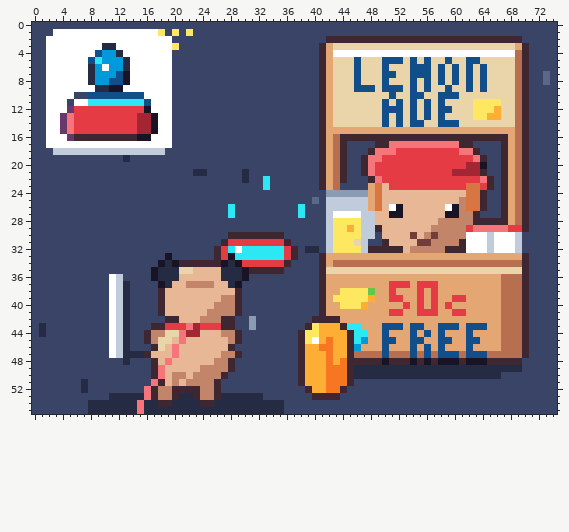
Two versions of one pixel-art file, art/cards/card-lemonade-water.aseprite. The picture above is the old version.
75x56 pixels, 1 frame.
Once edited:
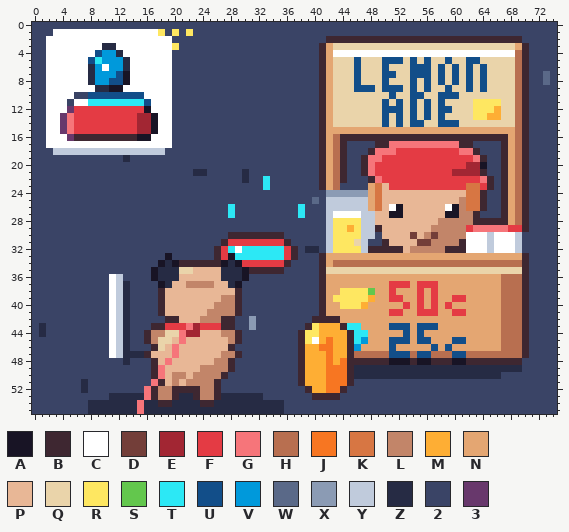
Palette (. is transparent): A #181425  B #3e2731  C #ffffff  D #733e39  E #a22633  F #e43b44  G #f6757a  H #b86f50  J #f77622  K #d77643  L #c28569  M #feae34  N #e4a672  P #e8b796  Q #ead4aa  R #fee761  S #63c74d  T #2ce8f5  U #124e89  V #0099db  W #5a6988  X #8b9bb4  Y #c0cbdc  Z #262b44  2 #3a4466  3 #68386c
From the commit log: Price the dogs' water on the lemonade stand sign
The exact change:
Changed rows in their new state; - is an unchanged pixel.
first column x 50:
43 N--UN-UUNNN-NNN
44 N--UNUN-N---N--
45 N-UUN-U-NNUUNN-
46 NU--N-NUNU--N--
47 HUUUHU--HH-UHHH
48 BAAABA--BB-ABBB
